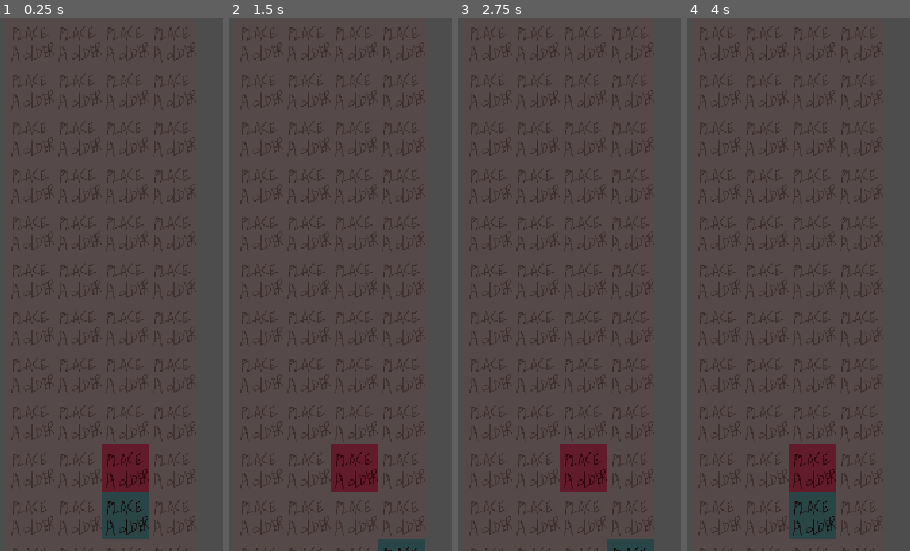
Above: before the commit, frames 1-4 (left to right).
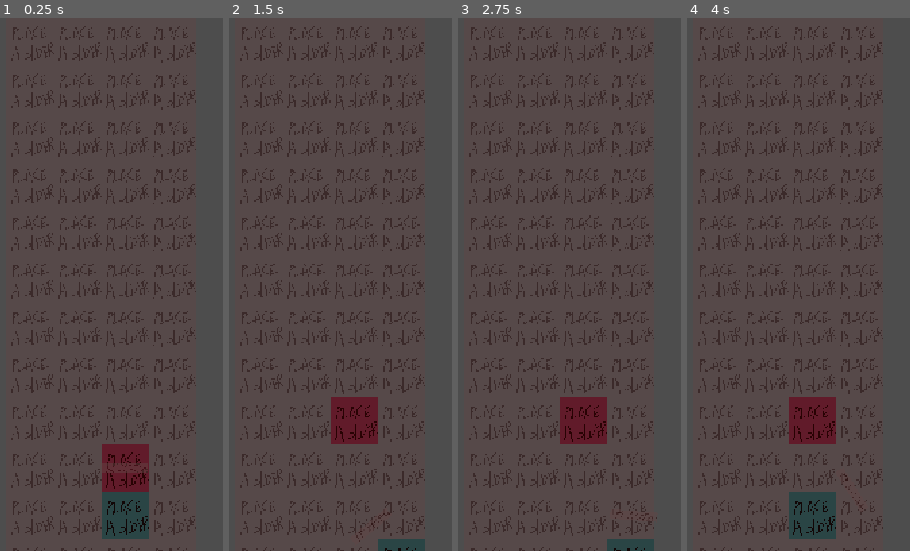
Above: after the commit, the same moments.

Repository: Khile07/real-hackathon-project
Game: Godot game, scene res://level/level.tscn
The game is run twice, just before and just after one commit, with the same random seed, the same clock (stepped at 60 frames per second) and the same inputs. The project has no main scene, so this scene is started directly.
Inputs (mouse positions are in pixels of both pictures, inside the frame that each line leads up to):
- Up to frame 1 (0.25 s): no input
- Up to frame 2 (1.5 s): tap Enter at 0.5 s; move the mouse to (outside the picture) at 0.52 s; press the mouse at (outside the picture) at 0.53 s; hold D (right) 0.53-1.28 s; move the mouse to (outside the picture) at 1.27 s; release the mouse at (outside the picture) at 1.28 s; hold S (down) from 1.28 s (still down); click (outside the picture) at 1.35 s
- Up to frame 3 (2.75 s): tap Space at 2 s; move the mouse to (660, 167) at 2.02 s; release S (down) at 2.03 s; press the mouse at (660, 167) at 2.03 s; hold D (right) from 2.03 s (still down)
- Up to frame 4 (4 s): tap Enter at 2.75 s; move the mouse to (769, 391) at 2.77 s; release D (right) at 2.78 s; release the mouse at (769, 391) at 2.78 s; hold W (up) 2.78-3.53 s; click (769, 391) at 2.85 s; tap Space at 3.5 s; move the mouse to (outside the picture) at 3.52 s; press the mouse at (outside the picture) at 3.53 s; hold A (left) from 3.53 s (still down)

The runs differ from the first frame. In frame 1, 0.2% of the frame differs, in the area x 47-67%, y 81-98%; in frame 2, 3.8%; in frame 3, 3.8%; in frame 4, 3.8%, in the area x 45-79%, y 71-98%.

Commit message:
implemnting shield and such

Diff:
--- a/enemies/tower_enemy.gd
+++ b/enemies/tower_enemy.gd
@@ -1,8 +1,20 @@
 extends player
 class_name tower_enemy
+
+@onready var timer : Timer = $Timer
 
 func _input(event: InputEvent) -> void:
 	return
 
 func get_blocked_moves() ->Array[Vector2i]:
-	return [Vector2i(-1,0)]
+	return [Vector2i(0,1)]
+
+func _ready() -> void:
+	timer.timeout.connect(try_move_up)
+	timer.start()
+	super()
+
+func try_move_up():
+	if randf() > 0.5 or dead: return
+	if the_level.the_tower.is_move_valid(Vector2i(0,-1)):
+		try_move_to_tile(Vector2i(0,-1))
--- a/enemies/tower_enemy.tscn
+++ b/enemies/tower_enemy.tscn
@@ -13,7 +13,7 @@
 
 [sub_resource type="Animation" id="Animation_yw30f"]
 resource_name = "jump_down"
-length = 0.16667083830051124
+length = 0.16666667
 step = 0.041666668
 
 [sub_resource type="Animation" id="Animation_qjkh3"]
--- /dev/null
+++ b/level/camera.gd
@@ -0,0 +1,11 @@
+extends Camera2D
+
+
+@onready var death_zone : Area2D = $Area2D
+
+func _ready() -> void:
+	death_zone.body_entered.connect(kill_someone)
+
+func kill_someone(body : PhysicsBody2D):
+	if body is player:
+		body.call_deferred("queue_free")
--- /dev/null
+++ b/level/camera.tscn
@@ -0,0 +1,29 @@
+[gd_scene format=3 uid="uid://dj5v2srjbxv37"]
+
+[ext_resource type="Script" uid="uid://cr1b7h7atwcjj" path="res://level/camera.gd" id="1_2n7dp"]
+
+[sub_resource type="RectangleShape2D" id="RectangleShape2D_g4v7s"]
+size = Vector2(2160, 100)
+
+[sub_resource type="RectangleShape2D" id="RectangleShape2D_57qmd"]
+size = Vector2(100, 1440)
+
+[sub_resource type="RectangleShape2D" id="RectangleShape2D_yf5fn"]
+size = Vector2(100, 1440)
+
+[node name="camera" type="Camera2D" unique_id=1816334831]
+script = ExtResource("1_2n7dp")
+
+[node name="Area2D" type="Area2D" parent="." unique_id=1198840155]
+position = Vector2(0, 480)
+
+[node name="CollisionShape2D" type="CollisionShape2D" parent="Area2D" unique_id=136146184]
+shape = SubResource("RectangleShape2D_g4v7s")
+
+[node name="CollisionShape2D2" type="CollisionShape2D" parent="Area2D" unique_id=1784658108]
+position = Vector2(1080, -720)
+shape = SubResource("RectangleShape2D_57qmd")
+
+[node name="CollisionShape2D3" type="CollisionShape2D" parent="Area2D" unique_id=1872284001]
+position = Vector2(-1080, -720)
+shape = SubResource("RectangleShape2D_yf5fn")
--- a/level/level.gd
+++ b/level/level.gd
@@ -9,17 +9,18 @@
 func _ready() -> void:
 	the_tower.set_up(self)
 	the_enemy_holder.set_up(self)
-	the_player = set_up_tower_entity(player_scene, Vector2i(8,10))
+	the_player = set_up_tower_entity(player_scene, Vector2i(8,10), true)
 	the_tower.the_player = the_player
 	#the_player.position = Vector2(200,200)
 	print(the_player)
 
 
-func set_up_tower_entity(entity_scene : PackedScene, pos : Vector2i) -> player:
+func set_up_tower_entity(entity_scene : PackedScene, pos : Vector2i, is_player : bool = false) -> player:
 	var entity : player= entity_scene.instantiate()
 	entity.tile_pos = pos
 	entity.position = entity.tile_pos * 64
 	entity.the_level = self
 	the_tower.set_occupients(entity,pos)
-	add_child(entity)
+	if is_player: add_child(entity)
+	else: the_enemy_holder.add_child(entity)
 	return entity
--- a/level/level.tscn
+++ b/level/level.tscn
@@ -4,12 +4,10 @@
 [ext_resource type="TileSet" uid="uid://w2iws436dc67" path="res://level/placeholder_set.tres" id="1_7lnir"]
 [ext_resource type="Script" uid="uid://cg7mcj3vj718b" path="res://level/tower.gd" id="2_qohg2"]
 [ext_resource type="Script" uid="uid://cwcxxgoyka0o5" path="res://level/enemy_holder.gd" id="4_vkbyq"]
+[ext_resource type="PackedScene" uid="uid://dj5v2srjbxv37" path="res://level/camera.tscn" id="5_ktfr2"]
 
 [node name="level" type="Node2D" unique_id=2061506222]
 script = ExtResource("1_5gx2l")
-
-[node name="Camera2D" type="Camera2D" parent="." unique_id=516912202]
-position = Vector2(540, 360)
 
 [node name="tower" type="Node2D" parent="." unique_id=1135071816]
 position = Vector2(412, 720)
@@ -23,3 +21,6 @@
 
 [node name="enemy_holder" type="Node2D" parent="." unique_id=1361831581]
 script = ExtResource("4_vkbyq")
+
+[node name="camera" parent="." unique_id=1816334831 instance=ExtResource("5_ktfr2")]
+position = Vector2(540, 360)
--- a/player.gd
+++ b/player.gd
@@ -44,6 +44,7 @@
 			anim_player.play("jump_up")
 
 func finish_anim(anim_name : String):
+	print(anim_name)
 	if anim_name in ["jump_up","jump_down","jump_left","jump_right"]:
 		move_to_stored()
 		print("finished prop", tile_pos)
@@ -55,7 +56,7 @@
 	anim_player.play("idle")
 
 func get_blocked_moves() ->Array[Vector2i]:
-	return [Vector2i(-1,0), Vector2i(1,0), Vector2i(0,1), Vector2i(0,-1)]
+	return [Vector2i(-1,0), Vector2i(1,0), Vector2i(0,1)]
 
 func pushed():
 	the_level.the_tower.tiles[tile_pos].occupient = null
--- a/player/player.tscn
+++ b/player/player.tscn
@@ -2,6 +2,8 @@
 
 [ext_resource type="Script" uid="uid://dspmmujgd8cfn" path="res://player.gd" id="1_oul6g"]
 [ext_resource type="Texture2D" uid="uid://ee8ous6e1mf1" path="res://player/placeholder_player_sprite.png" id="2_rkbax"]
+[ext_resource type="Script" uid="uid://c1wtdbpj4326t" path="res://player/shield_holder.gd" id="3_g1dw6"]
+[ext_resource type="Script" uid="uid://dgxgiomwygyhv" path="res://player/shield.gd" id="4_yw30f"]
 
 [sub_resource type="RectangleShape2D" id="RectangleShape2D_g4v7s"]
 size = Vector2(64, 64)
@@ -13,7 +15,7 @@
 
 [sub_resource type="Animation" id="Animation_yw30f"]
 resource_name = "jump_down"
-length = 0.16667083830051124
+length = 0.16666667
 step = 0.041666668
 
 [sub_resource type="Animation" id="Animation_qjkh3"]
@@ -40,6 +42,9 @@
 &"jump_up": SubResource("Animation_g1dw6")
 }
 
+[sub_resource type="RectangleShape2D" id="RectangleShape2D_yw30f"]
+size = Vector2(64, 12)
+
 [node name="player" type="CharacterBody2D" unique_id=2041007088]
 collision_layer = 0
 collision_mask = 0
@@ -55,7 +60,29 @@
 position = Vector2(32, 32)
 shape = SubResource("RectangleShape2D_g4v7s")
 
-[node name="Timer" type="Timer" parent="." unique_id=1278759743]
-
 [node name="AnimationPlayer" type="AnimationPlayer" parent="." unique_id=1247292217]
 libraries/ = SubResource("AnimationLibrary_yw30f")
+
+[node name="shield_holder" type="Node2D" parent="." unique_id=1068300588]
+position = Vector2(32, 32)
+script = ExtResource("3_g1dw6")
+
+[node name="shield" type="Area2D" parent="shield_holder" unique_id=1304694238]
+position = Vector2(64, 0)
+rotation = 1.5707964
+script = ExtResource("4_yw30f")
+
+[node name="shield_sprite" type="Sprite2D" parent="shield_holder/shield" unique_id=1581406638]
+scale = Vector2(1, 0.2)
+texture = ExtResource("2_rkbax")
+
+[node name="length_timer" type="Timer" parent="shield_holder/shield" unique_id=2019677994]
+wait_time = 0.25
+one_shot = true
+
+[node name="reset_timer" type="Timer" parent="shield_holder/shield" unique_id=2047755755]
+wait_time = 0.5
+one_shot = true
+
+[node name="CollisionShape2D" type="CollisionShape2D" parent="shield_holder/shield" unique_id=662742618]
+shape = SubResource("RectangleShape2D_yw30f")
--- /dev/null
+++ b/player/shield.gd
@@ -0,0 +1,18 @@
+extends Node2D
+class_name shield
+
+@onready var length_timer : Timer = $length_timer
+@onready var reset_timer : Timer = $reset_timer
+@onready var shield_sprite : Sprite2D = $shield_sprite
+var on_cd : bool
+var active : bool
+func _ready() -> void:
+	length_timer.timeout.connect(stop)
+	reset_timer.timeout.connect(func(): on_cd = false)
+	stop()
+func start():
+	shield_sprite.modulate.a = 1.0
+	active = true
+func stop():
+	shield_sprite.modulate.a = 0.5
+	active = false
--- /dev/null
+++ b/player/shield_holder.gd
@@ -0,0 +1,12 @@
+extends Node2D
+class_name shield_holder
+
+@onready var shield  = $shield
+
+
+func _physics_process(delta: float) -> void:
+	look_at(get_global_mouse_position())
+
+func _input(event: InputEvent) -> void:
+	if event.is_action_pressed("parry"):
+		pass
--- a/project.godot
+++ b/project.godot
@@ -60,5 +60,6 @@
 
 [rendering]
 
+textures/canvas_textures/default_texture_filter=0
 rendering_device/driver.windows="d3d12"
 renderer/rendering_method="mobile"
Not shown, added: level/camera.gd.uid
Not shown, added: player/shield.gd.uid
Not shown, added: player/shield_holder.gd.uid
